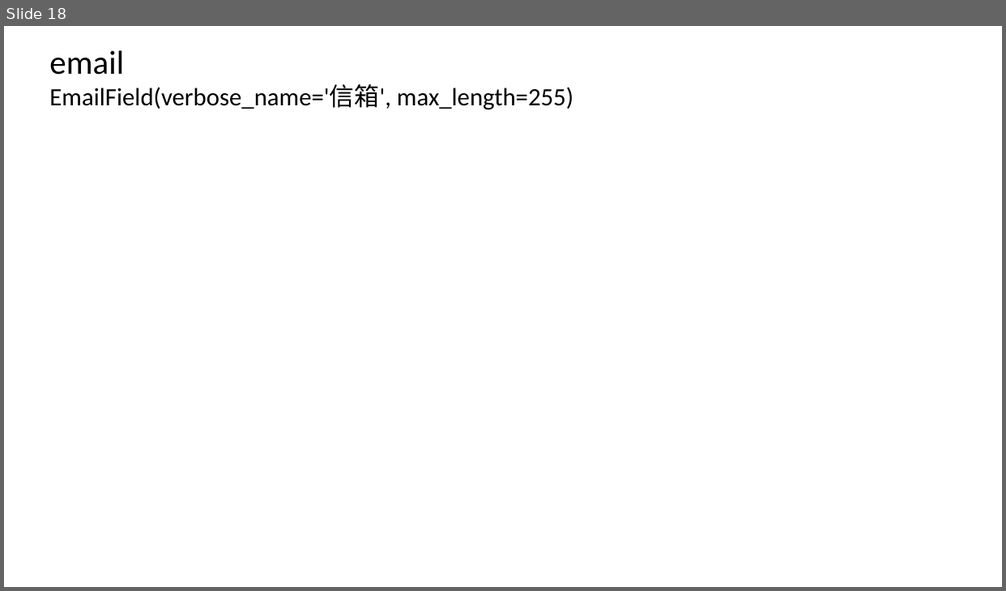
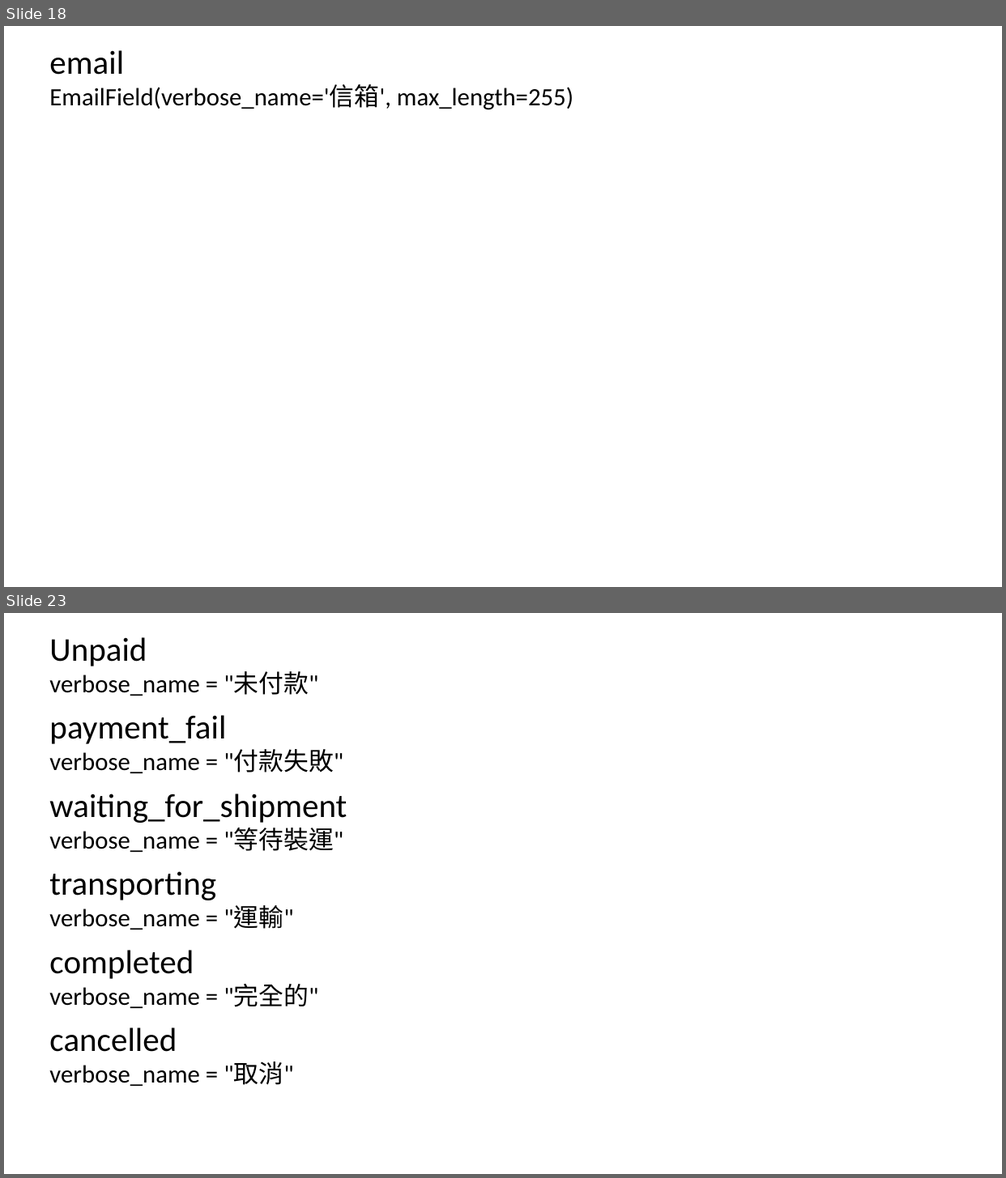
Before and after one commit to LouisLin511986/Django-eCommerce-tenant, a slide deck: model_set.pptx. Shown one above the other, each under a label of ours: slide 18 before the commit, slides 18 and 23 after it; the slides between them are not shown. The pictures are 1006x591 and 1006x1178 pixels, drawn with LibreOffice and Linux fonts; fonts in the diff are those of the drawing. Boxes give left, top, right and bottom in pixels: in the first picture for what was removed or moved away, otherwise in the second. Text is boxed around its words. In the diff, an @@ line names an element or a change of style, - is before the commit and + after.

```diff
--- a/model_set.pptx
+++ b/model_set.pptx
@@ slide 23 added at [4,613,1002,1174], background #FFFFFF @@
@@ text added at [49,637,318,696], 24 pt, text #000000 @@
+Unpaid
+verbose_name = "未付款"
@@ text added at [49,715,343,773], 24 pt, text #000000 @@
+payment_fail
+verbose_name = "付款失敗"
@@ text added at [49,794,347,852], 32 pt, text #000000 @@
+waiting_for_shipment
+verbose_name = "等待裝運"
@@ text added at [49,871,293,930], 24 pt, text #000000 @@
+transporting
+verbose_name = "運輸"
@@ text added at [49,950,318,1008], 24 pt, text #000000 @@
+completed
+verbose_name = "完全的"
@@ text added at [49,1028,293,1086], 24 pt, text #000000 @@
+cancelled
+verbose_name = "取消"
```
Also in this commit, not shown: 3 slides changed, 6 other slides added, 35 other files.
